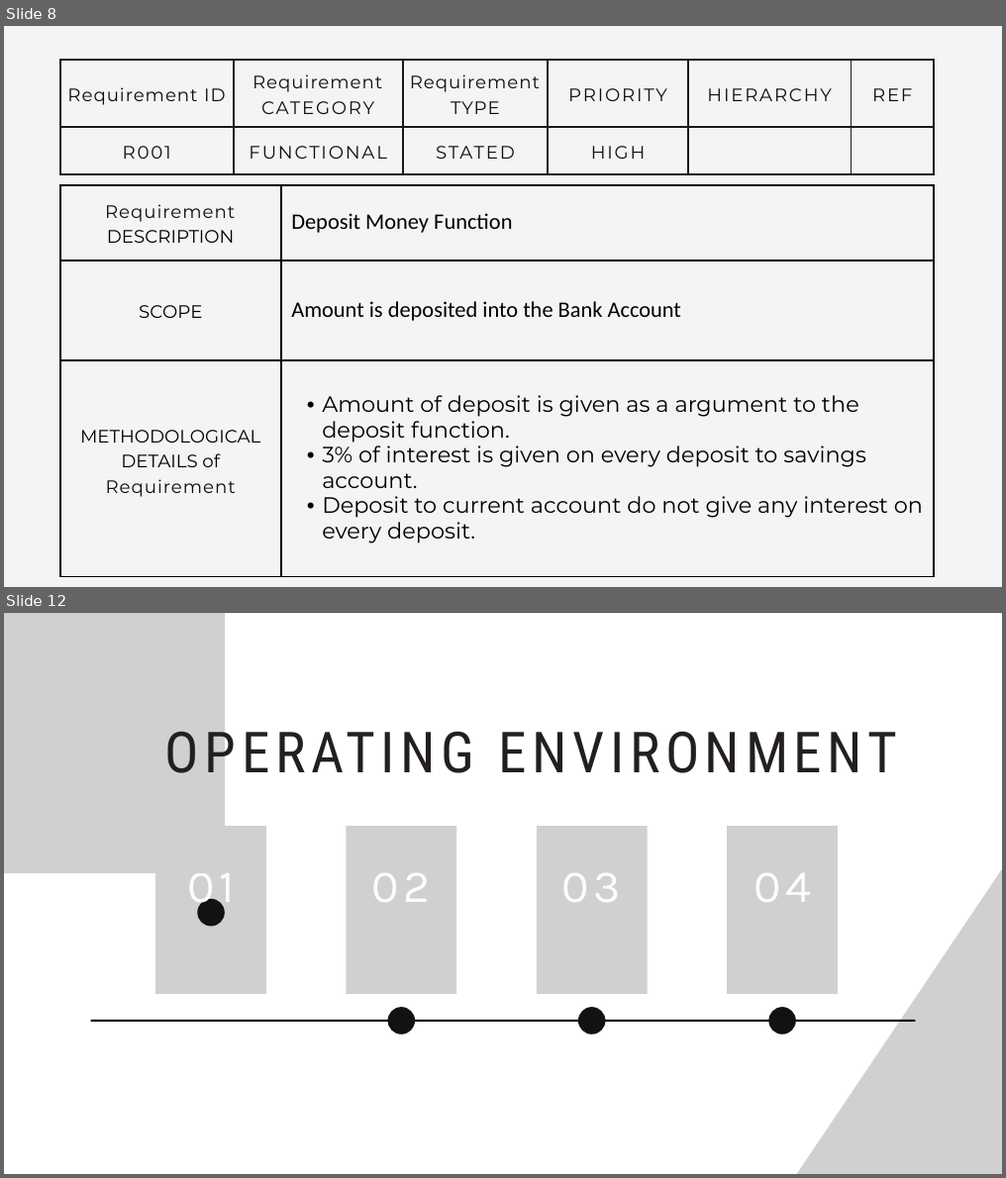
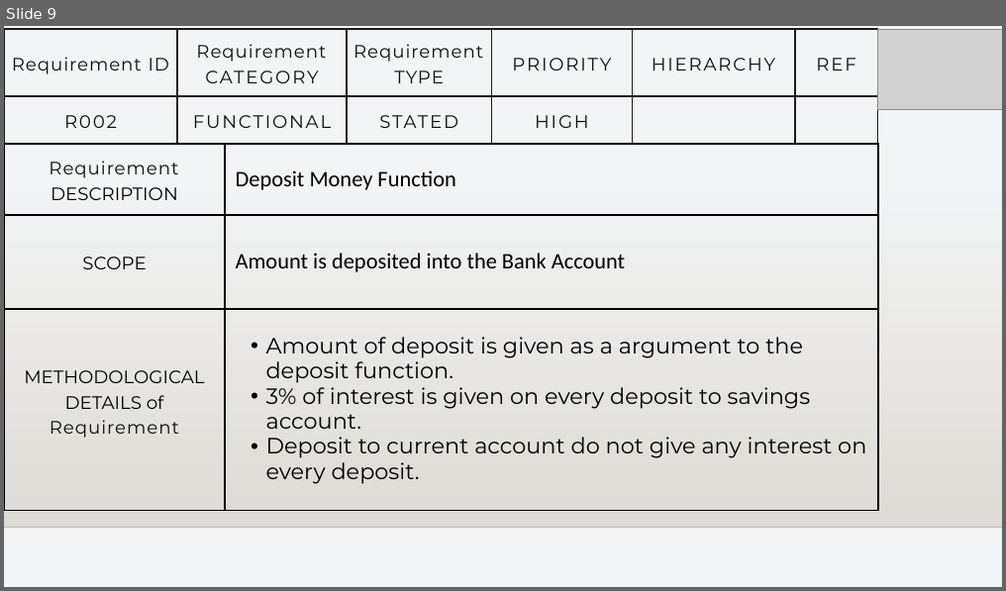
Before and after one commit to varungoel18/Bank_Application, a slide deck: Bank_operations_Project.pptx. Shown one above the other, each under a label of ours: slides 8 and 12 before the commit, slide 9 after it; the slides between them are not shown. The pictures are 1006x1178 and 1006x591 pixels, drawn with LibreOffice and Linux fonts; fonts in the diff are those of the drawing; grey boxes stand for pictures; background and template pictures are left out. Boxes give left, top, right and bottom in pixels: in the first picture for what was removed or moved away, otherwise in the second. Text is boxed around its words. In the diff, an @@ line names an element or a change of style, - is before the commit and + after.

```diff
--- a/Bank_operations_Project.pptx
+++ b/Bank_operations_Project.pptx
@@ slide 12 removed at [4,613,1002,1174], background picture (left out) @@
@@ picture removed at [4,613,225,873] @@
@@ text removed at [165,720,897,785] @@
-OPERATING ENVIRONMENT
@@ picture removed at [711,807,1002,1174] @@
@@ picture removed at [155,826,266,994] @@
@@ picture removed at [346,826,456,994] @@
@@ picture removed at [537,826,648,994] @@
@@ picture removed at [727,826,838,994] @@
@@ text removed at [187,873,234,913] @@
-01
@@ text removed at [372,873,431,902] @@
-02
@@ text removed at [562,873,621,902] @@
-03
@@ text removed at [753,873,811,902] @@
-04
@@ freeform shape removed at [198,899,225,927] @@
@@ line removed from (91, 1021) to (915, 1021) @@
@@ freeform shape removed at [388,1007,415,1035] @@
@@ freeform shape removed at [578,1007,606,1035] @@
@@ freeform shape removed at [768,1007,796,1035] @@
@@ what was slide 8 is now slide 9 @@
@@ slide 9 changed as well @@
@@ table at [4,29,877,144] @@
-row 2, column 1: R001
+row 2, column 1: R002
@@ table: place and size @@
-table at [59,60,933,174]
+table at [4,29,877,144]
@@ picture added at [878,30,1002,109] @@
@@ table: place and size @@
-table at [59,185,934,576]
+table at [4,144,878,509]
@@ rectangle added at [4,191,1002,528], fill gradient #DFDBD5 @@
@@ line added from (4, 528) to (1002, 528), #000001 1 pt @@
```
Also in this commit, not shown: 12 other slides changed, 2 slides added.
